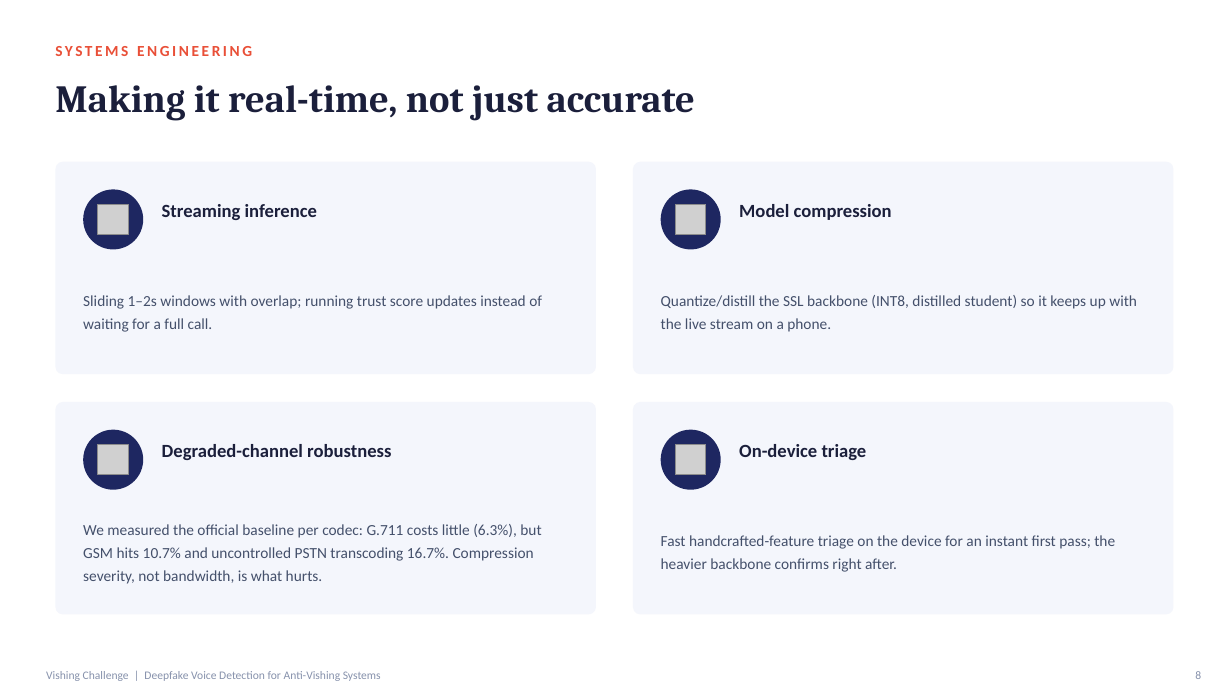
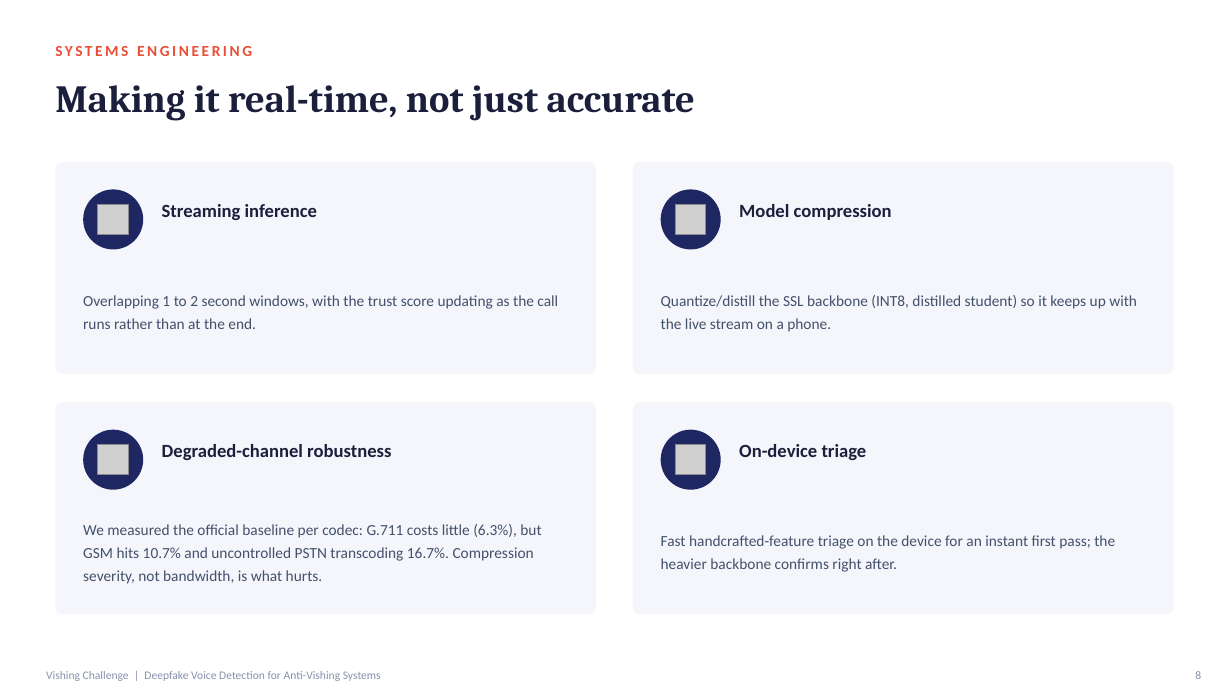
Before and after one commit to mertBiricik/vishing, a slide deck: slide 8 of slides/anti_vishing_proposal.pptx. Drawn at 1232x693 pixels with LibreOffice and Linux fonts; fonts in the diff are those of the drawing; grey boxes stand for pictures. Boxes give left, top, right and bottom in pixels: in the first picture for what was removed or moved away, otherwise in the second. Text is boxed around its words. In the diff, an @@ line names an element or a change of style, - is before the commit and + after.

```diff
--- a/slides/anti_vishing_proposal.pptx
+++ b/slides/anti_vishing_proposal.pptx
@@ text at (x1=83, y1=295, x2=558, y2=329): text changed @@
-Sliding 1–2s windows with overlap; running trust score updates instead of waiting for a full call.
+Overlapping 1 to 2 second windows, with the trust score updating as the call runs rather than at the end.
```
Also in this commit, not shown: 8 other slides changed, 1 other file.
